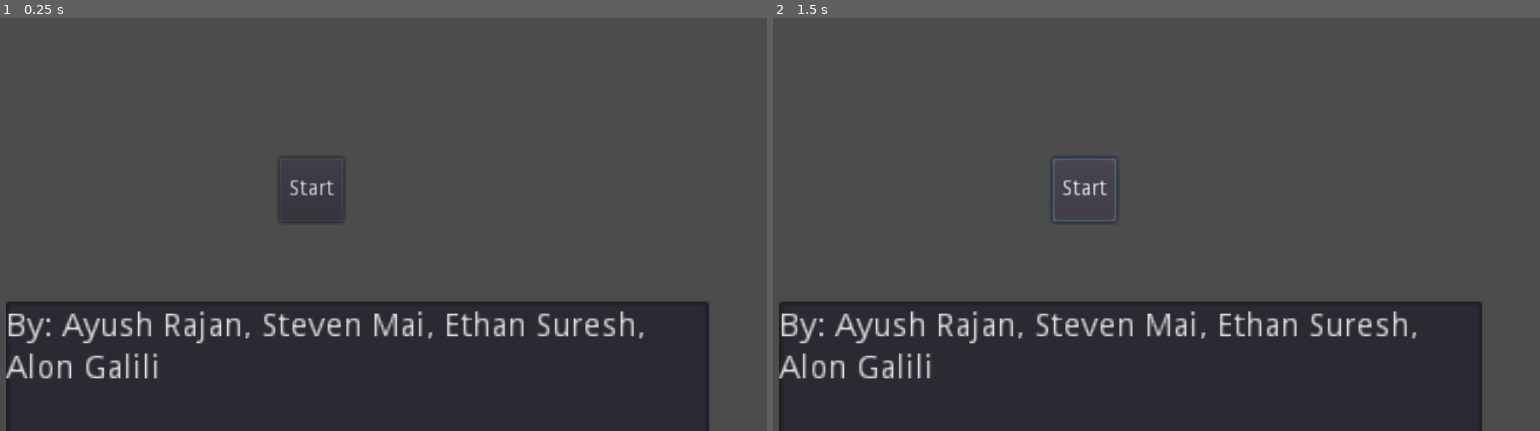
Above: before the commit, frames 1-2 (left to right).
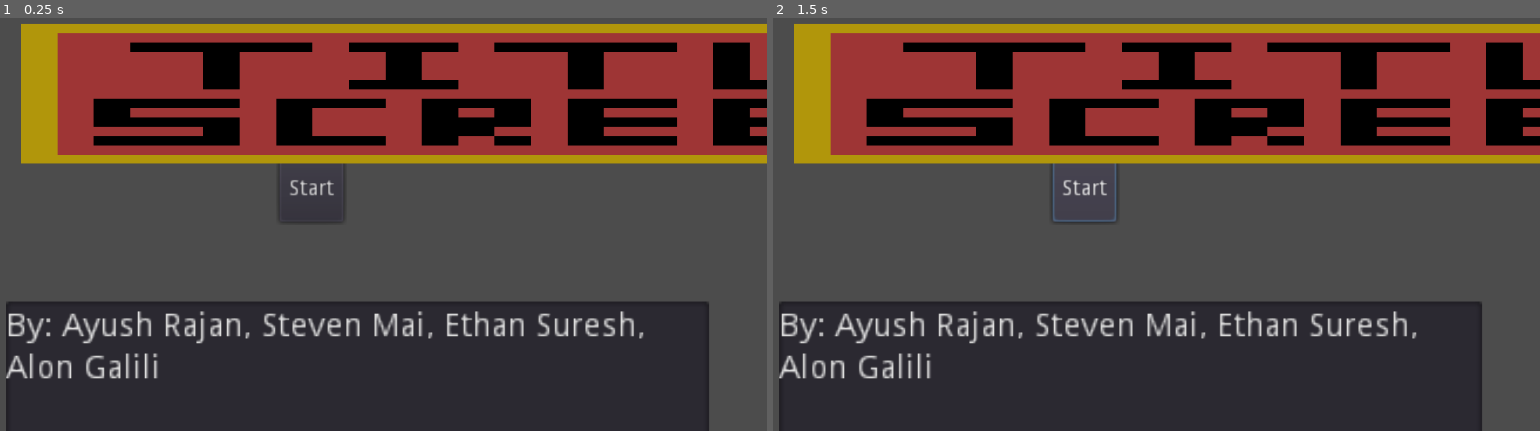
Above: after the commit, the same moments.

Repository: asuradev99/CP2-Group-project
Game: Godot game, scene res://Node2D.tscn
The game is run twice, just before and just after one commit, with the same random seed, the same clock (stepped at 60 frames per second) and the same inputs.
Inputs:
- Up to frame 1 (0.25 s): no input
- Up to frame 2 (1.5 s): click "Start" at 0.5 s; click "Start" at 1.25 s

The runs differ from the first frame. In frame 1, 33% of the frame differs, in the area x 2-100%, y 1-36%; in frame 2, 33%.

Commit message:
1 o

Diff:
--- a/Node2D.tscn
+++ b/Node2D.tscn
@@ -1,4 +1,6 @@
-[gd_scene format=2]
+[gd_scene load_steps=2 format=2]
+
+[ext_resource path="res://images/title screen placeholder-1.png.png" type="Texture" id=1]
 
 [node name="StartMenu" type="Node2D"]
 
@@ -19,3 +21,8 @@
 rect_scale = Vector2( 3, 3 )
 text = "By: Ayush Rajan, Steven Mai, Ethan Suresh,
 Alon Galili"
+
+[node name="TitleScreenPlaceholder-1png" type="Sprite" parent="."]
+position = Vector2( 768.75, 162 )
+scale = Vector2( 46.6406, 11.9375 )
+texture = ExtResource( 1 )
